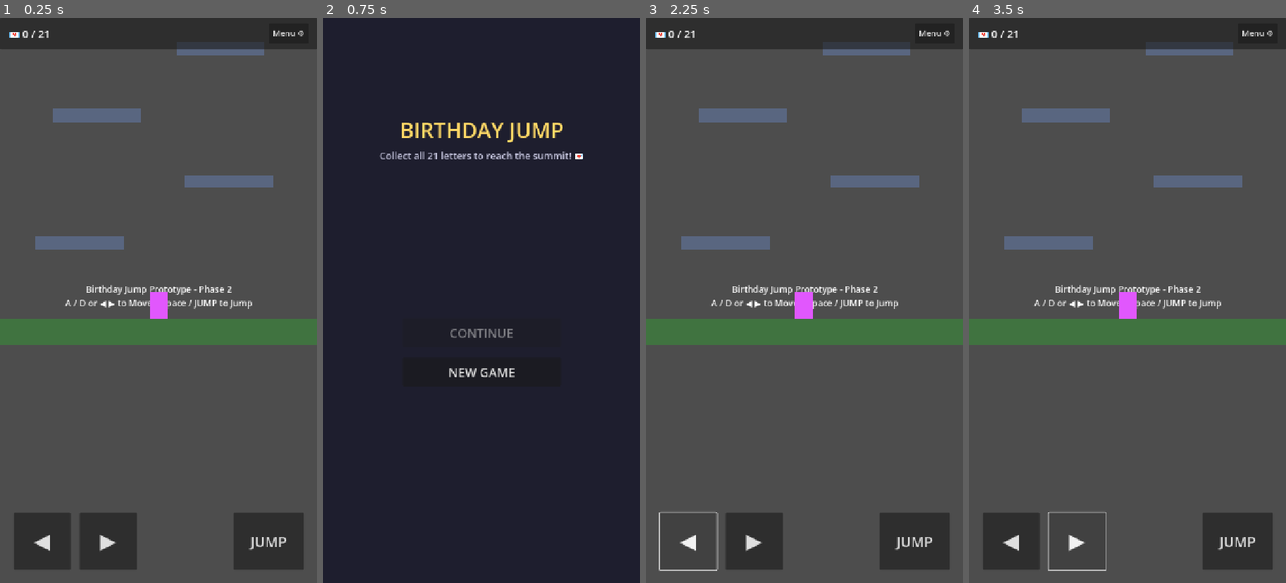
Above: before the commit, frames 1-4 (left to right).
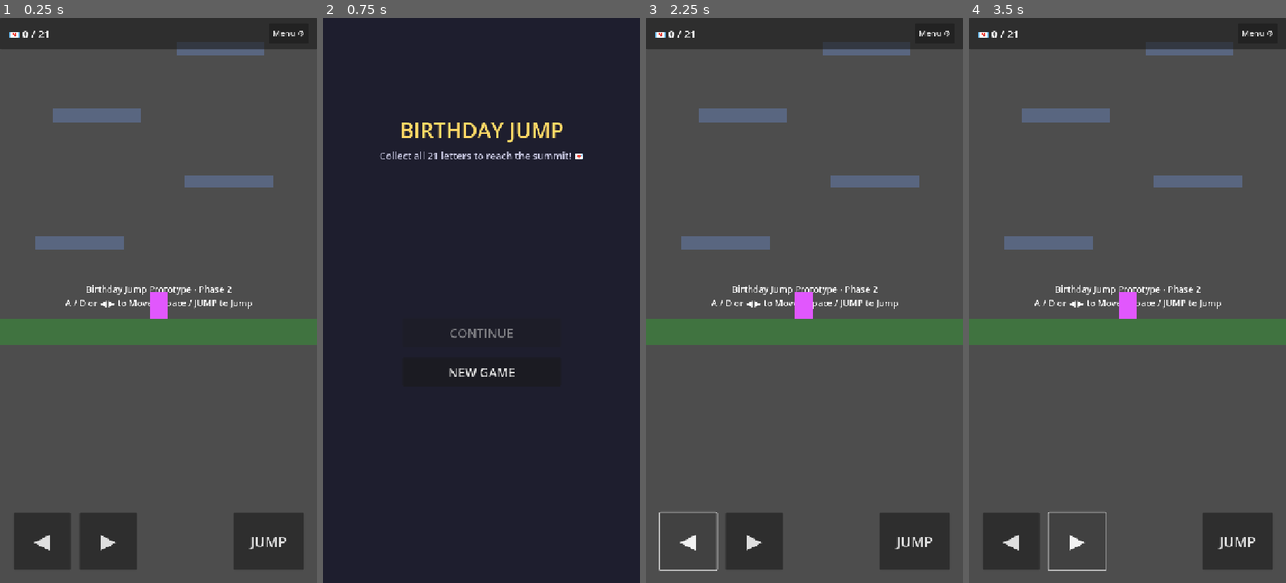
Above: after the commit, the same moments.

Repository: gimigkk/agustus-13
Game: Godot game, scene res://scenes/levels/test_level.tscn
Same seed, same stepped clock (60 frames per second), same inputs: the game is played once before the commit and once after it.
Inputs:
- Up to frame 1 (0.25 s): no input
- Up to frame 2 (0.75 s): click "Menu ⚙" at 0.5 s
- Up to frame 3 (2.25 s): click "NEW GAME" at 1.25 s; click "◀" at 2 s
- Up to frame 4 (3.5 s): click "▶" at 2.75 s

The runs differ from the first frame. In frame 1, 0.5% of the frame differs, in the area x 4-96%, y 2-95%; in frame 2, 0.6%, in the area x 18-79%, y 18-64%; in frame 3, 0.5%; in frame 4, 0.5%.

Commit message:
fix: resolve Autoload singleton name collision and safe node referencing

Diff:
--- a/project.godot
+++ b/project.godot
@@ -47,7 +47,10 @@
 [input_devices]
 
 pointing/emulate_touch_from_mouse=true
-rendering/textures/canvas_textures/default_texture_filter=0
+
+[rendering]
+
+textures/canvas_textures/default_texture_filter=0
 
 [autoload]
 
--- a/scenes/objects/letter.gd
+++ b/scenes/objects/letter.gd
@@ -19,8 +19,8 @@
 
 	if not Engine.is_editor_hint():
 		body_entered.connect(_on_body_entered)
-		# Hide if already collected in this save
-		if LetterManager and LetterManager.is_letter_collected(letter_id):
+		var lm = get_node_or_null("/root/LetterManager")
+		if lm and lm.is_letter_collected(letter_id):
 			queue_free()
 
 func _process(delta: float) -> void:
@@ -34,6 +34,7 @@
 
 func _on_body_entered(body: Node2D) -> void:
 	if body is CharacterBody2D:
-		if LetterManager:
-			LetterManager.collect_letter(letter_id, body.global_position)
+		var lm = get_node_or_null("/root/LetterManager")
+		if lm:
+			lm.collect_letter(letter_id, body.global_position)
 		queue_free()
--- a/scenes/player/player.gd
+++ b/scenes/player/player.gd
@@ -22,10 +22,12 @@
 func _ready() -> void:
 	if camera:
 		camera.top_level = true
-	if SaveManager and SaveManager.current_save_data.get("has_save", false):
-		var px: float = float(SaveManager.current_save_data.get("player_pos_x", global_position.x))
-		var py: float = float(SaveManager.current_save_data.get("player_pos_y", global_position.y))
-		global_position = Vector2(px, py)
+	if not Engine.is_editor_hint():
+		var sm = get_node_or_null("/root/SaveManager")
+		if sm and sm.current_save_data.get("has_save", false):
+			var px: float = float(sm.current_save_data.get("player_pos_x", global_position.x))
+			var py: float = float(sm.current_save_data.get("player_pos_y", global_position.y))
+			global_position = Vector2(px, py)
 
 func _process(_delta: float) -> void:
 	if camera:
--- a/scenes/ui/hud.gd
+++ b/scenes/ui/hud.gd
@@ -5,9 +5,11 @@
 @onready var menu_btn: Button = $Control/TopBar/MarginContainer/HBoxContainer/MenuBtn
 
 func _ready() -> void:
-	update_counter(LetterManager.collected_letter_ids.size() if LetterManager else 0)
-	if LetterManager:
-		LetterManager.letter_collected.connect(_on_letter_collected)
+	var lm = get_node_or_null("/root/LetterManager")
+	var count = lm.collected_letter_ids.size() if lm else 0
+	update_counter(count)
+	if lm:
+		lm.letter_collected.connect(_on_letter_collected)
 	if menu_btn:
 		menu_btn.pressed.connect(_on_menu_pressed)
 
--- a/scenes/ui/letter_popup.gd
+++ b/scenes/ui/letter_popup.gd
@@ -9,8 +9,9 @@
 func _ready() -> void:
 	control.hide()
 	close_btn.pressed.connect(hide_popup)
-	if LetterManager:
-		LetterManager.letter_popup_requested.connect(show_popup)
+	var lm = get_node_or_null("/root/LetterManager")
+	if lm:
+		lm.letter_popup_requested.connect(show_popup)
 
 func show_popup(letter_id: int, message: String) -> void:
 	title_label.text = "💌 Letter #%d / 21" % letter_id
--- a/scenes/ui/main_menu.gd
+++ b/scenes/ui/main_menu.gd
@@ -6,20 +6,24 @@
 
 func _ready() -> void:
 	# Enable Continue button only if save file exists
-	var has_save := SaveManager.has_save_data() if SaveManager else false
+	var sm = get_node_or_null("/root/SaveManager")
+	var has_save: bool = sm.has_save_data() if sm else false
 	btn_continue.disabled = not has_save
 
 	btn_new_game.pressed.connect(_on_new_game_pressed)
 	btn_continue.pressed.connect(_on_continue_pressed)
 
 func _on_new_game_pressed() -> void:
-	if SaveManager:
-		SaveManager.clear_save()
-	if LetterManager:
-		LetterManager.reset_progress()
+	var sm = get_node_or_null("/root/SaveManager")
+	if sm:
+		sm.clear_save()
+	var lm = get_node_or_null("/root/LetterManager")
+	if lm:
+		lm.reset_progress()
 	get_tree().change_scene_to_file("res://scenes/levels/test_level.tscn")
 
 func _on_continue_pressed() -> void:
-	if SaveManager:
-		SaveManager.load_game()
+	var sm = get_node_or_null("/root/SaveManager")
+	if sm:
+		sm.load_game()
 	get_tree().change_scene_to_file("res://scenes/levels/test_level.tscn")
--- a/scripts/letter_manager.gd
+++ b/scripts/letter_manager.gd
@@ -12,8 +12,9 @@
 func _ready() -> void:
 	load_messages()
 	# Restore collected letters from save
-	if SaveManager and SaveManager.current_save_data.has("collected_letters"):
-		collected_letter_ids = SaveManager.current_save_data["collected_letters"].duplicate()
+	var sm = get_node_or_null("/root/SaveManager")
+	if sm and sm.current_save_data.has("collected_letters"):
+		collected_letter_ids = sm.current_save_data["collected_letters"].duplicate()
 
 func load_messages() -> void:
 	var path := "res://letters.json"
@@ -54,8 +55,9 @@
 	var msg := get_letter_message(letter_id)
 
 	# Auto-save game state
-	if SaveManager:
-		SaveManager.save_game(player_pos, collected_letter_ids)
+	var sm = get_node_or_null("/root/SaveManager")
+	if sm:
+		sm.save_game(player_pos, collected_letter_ids)
 
 	emit_signal("letter_collected", letter_id, msg, collected_letter_ids.size())
 	emit_signal("letter_popup_requested", letter_id, msg)
Not shown: 1 places in scenes/ui/letter_popup.tscn that only renumber resources
Not shown: 1 places in scenes/ui/main_menu.tscn that only renumber resources
Not shown, added: scripts/letter_manager.gd.uid
Not shown, added: scripts/save_manager.gd.uid
